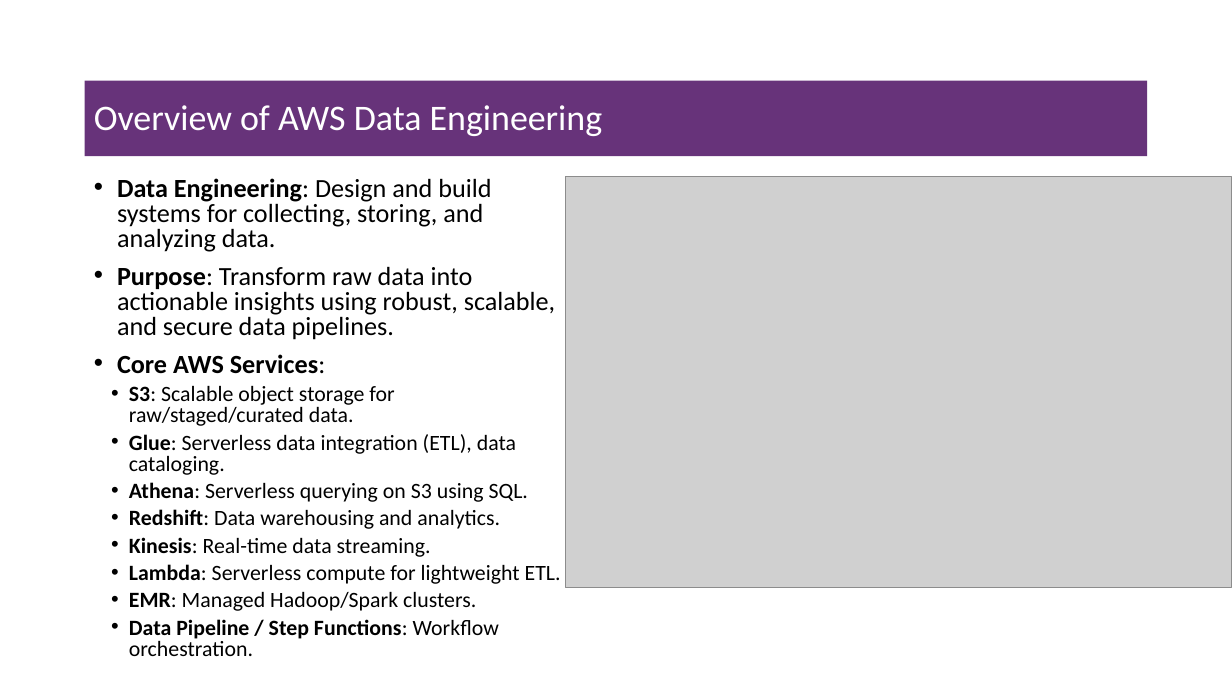
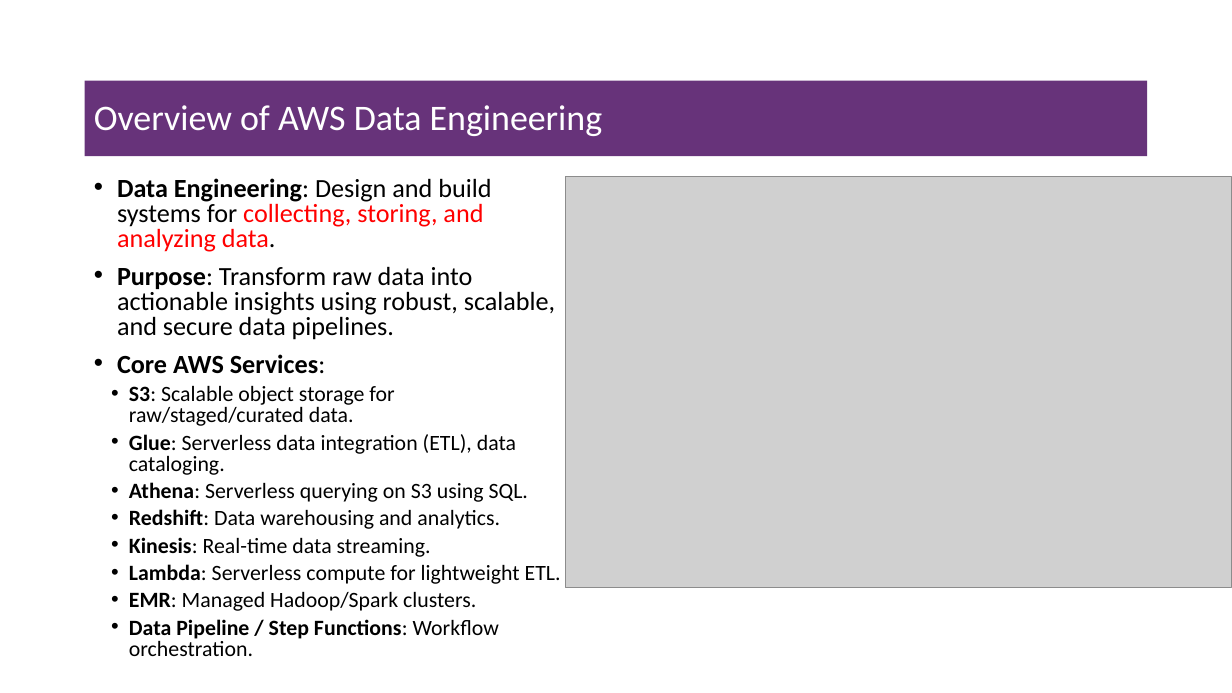
Before and after one commit to msfasha/307401-Big-Data, a slide deck: slide 2 of lecture_notes/section_3_introduction_to_amazon_aws/3-2-Introduction to AWS Data Engineering.pptx. Drawn at 1232x693 pixels with LibreOffice and Linux fonts; fonts in the diff are those of the drawing; grey boxes stand for pictures; background and template pictures are left out. Boxes give left, top, right and bottom in pixels: in the first picture for what was removed or moved away, otherwise in the second. Text is boxed around its words. In the diff, an @@ line names an element or a change of style, - is before the commit and + after.

Commit message:
include data engineering concepts

```diff
--- a/lecture_notes/section_3_introduction_to_amazon_aws/3-2-Introduction to AWS Data Engineering.pptx
+++ b/lecture_notes/section_3_introduction_to_amazon_aws/3-2-Introduction to AWS Data Engineering.pptx
@@ text at [117,178,491,252]: text colour #000000 to #FF0000 in "collecting, storing, and analyzing data." @@
```
Also in this commit, not shown: 9 slides added, 4 slides removed, 1 other file.
